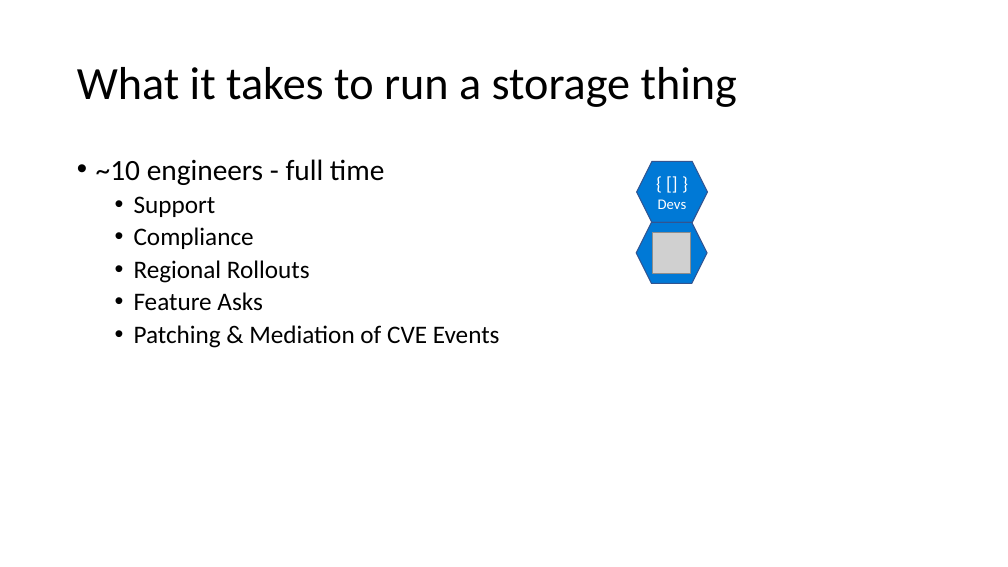
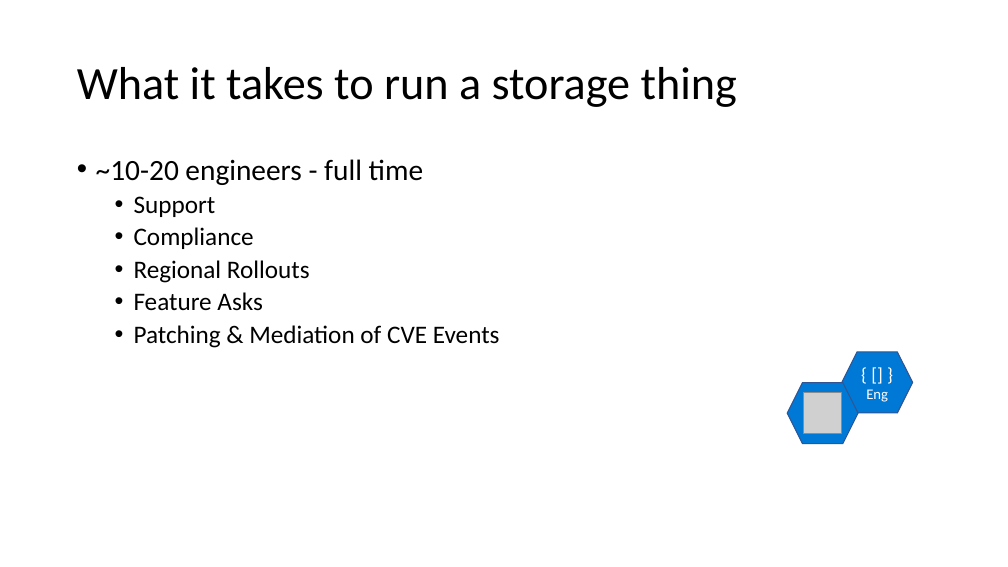
Before and after one commit to SteveLasker/Presentations, a slide deck: slide 4 of ACR/OCIArtifactRegistries-QuickIntro.pptx (slide 6 before the commit). Drawn at 1008x567 pixels with LibreOffice and Linux fonts; fonts in the diff are those of the drawing; grey boxes stand for pictures. Boxes give left, top, right and bottom in pixels: in the first picture for what was removed or moved away, otherwise in the second. Text is boxed around its words. In the diff, an @@ line names an element or a change of style, - is before the commit and + after.

```diff
--- a/ACR/OCIArtifactRegistries-QuickIntro.pptx
+++ b/ACR/OCIArtifactRegistries-QuickIntro.pptx
@@ text at box(96, 159, 423, 185): text changed @@
-• ~10 engineers - full time
+• ~10-20 engineers - full time
@@ hexagon removed at box(637, 162, 708, 223) @@
-{ [] }
-Devs
@@ hexagon added at box(842, 352, 913, 413), fill #0079D6, outline #325491 1 pt, 18 pt, text #FFFFFF @@
+{ [] }
+Eng
@@ hexagon: place and size @@
-hexagon at box(637, 222, 708, 284)
+hexagon at box(787, 383, 858, 444)
@@ picture: place and size @@
-picture at box(653, 233, 691, 274)
+picture at box(804, 392, 842, 433)
```
Also in this commit, not shown: 19 other slides changed, 1 slide added, 3 slides removed.
